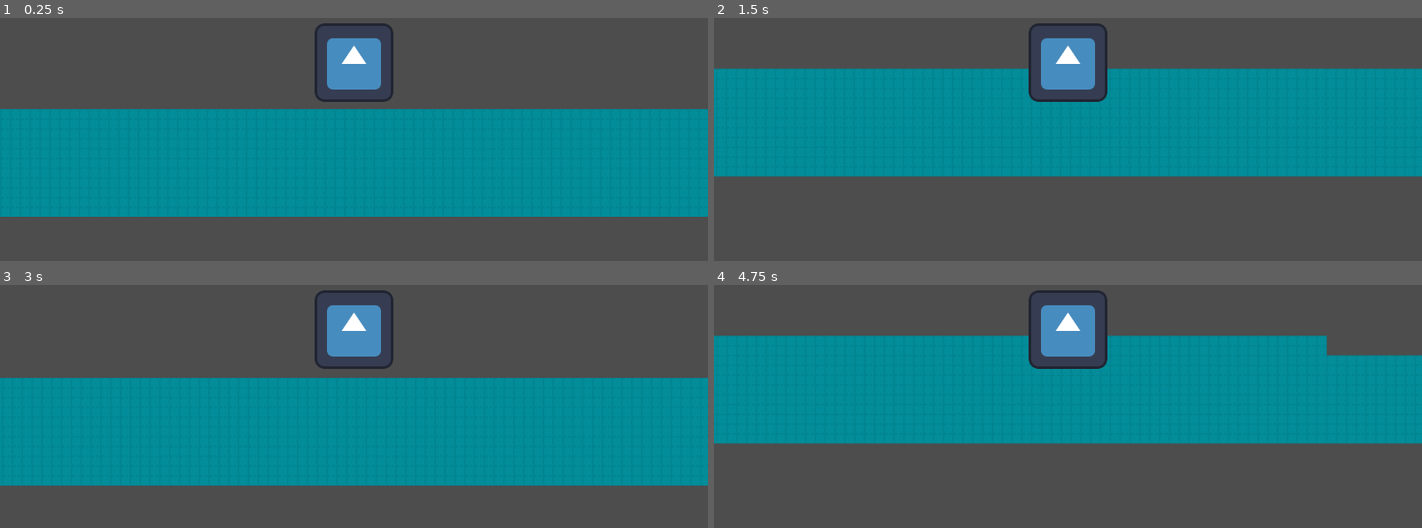
Above: before the commit, frames 1-4 (two rows, left to right).
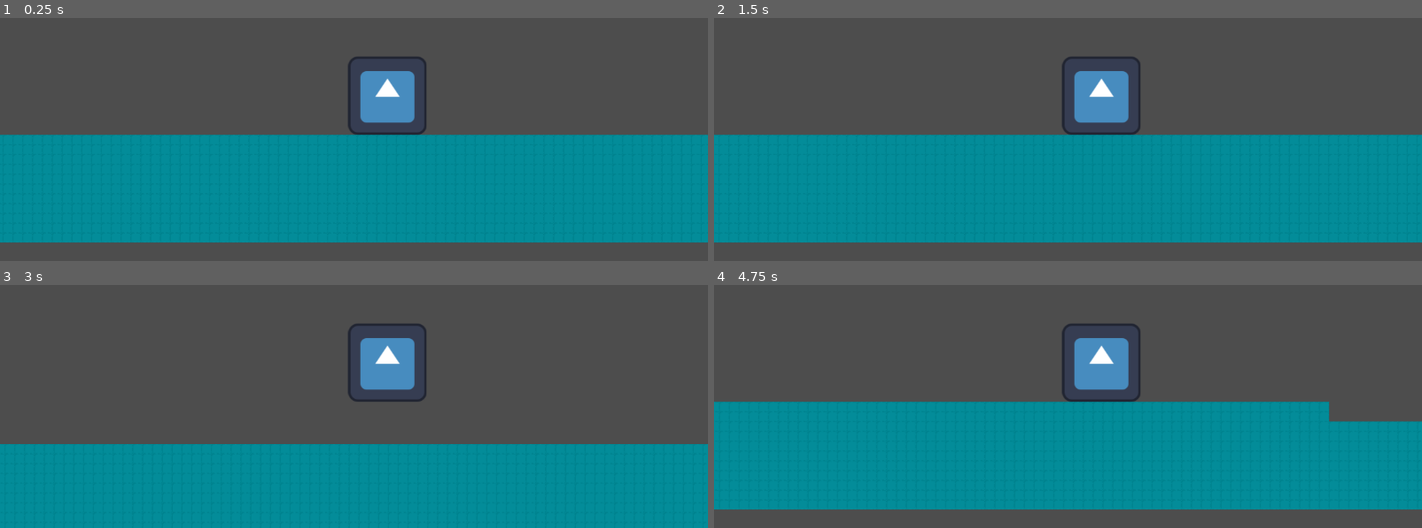
Above: after the commit, the same moments.

Repository: peachyem/ShootingForTheDark
Game: Godot game, scene res://floor.tscn
Same seed, same stepped clock (60 frames per second), same inputs: the game is played once before the commit and once after it. The engine's default icon, where the game draws it, is replaced by a stand-in: a white triangle on a blue panel in a dark square.
Inputs:
- Up to frame 1 (0.25 s): no input
- Up to frame 2 (1.5 s): tap Enter (ui_accept) at 0.5, 0.77 s; hold Right (ui_right) from 0.53 s (still down)
- Up to frame 3 (3 s): tap Enter (ui_accept) at 1.52, 2.75 s; release Right (ui_right) at 2.03 s; hold Left (ui_left) 2.03-2.78 s; hold Right (ui_right) from 2.78 s (still down)
- Up to frame 4 (4.75 s): tap Enter (ui_accept) at 3.02, 3.77, 4.52 s; release Right (ui_right) at 4.28 s; hold Left (ui_left) from 4.28 s (still down)

The runs differ from the first frame. In frame 1, 24% of the frame differs, in the area x 0-100%, y 2-93%; in frame 2, 55%; in frame 3, 48%; in frame 4, 55%.

Commit message:
Added ground tilemap

Diff:
--- a/player.tscn
+++ b/player.tscn
@@ -1,14 +1,16 @@
-[gd_scene load_steps=3 format=3 uid="uid://bj0o0nwogvwab"]
+[gd_scene load_steps=3 format=3 uid="uid://cu7vtwgge2k0j"]
 
 [ext_resource type="Texture2D" uid="uid://bqai71b1t4k2y" path="res://icon.svg" id="1_ck0yo"]
 
 [sub_resource type="RectangleShape2D" id="RectangleShape2D_8i4eq"]
+size = Vector2(129, 128)
 
 [node name="Player" type="CharacterBody2D"]
 
 [node name="Camera2D" type="Camera2D" parent="."]
 
 [node name="CollisionShape2D" type="CollisionShape2D" parent="."]
+position = Vector2(54.5, 54)
 shape = SubResource("RectangleShape2D_8i4eq")
 
 [node name="Sprite2D" type="Sprite2D" parent="CollisionShape2D"]
--- /dev/null
+++ b/temp.tscn
@@ -0,0 +1,123 @@
+[gd_scene load_steps=6 format=3 uid="uid://cby4j4wgieglr"]
+
+[ext_resource type="Script" path="res://player.gd" id="1_35ean"]
+[ext_resource type="Texture2D" uid="uid://l4b7xpsxdlme" path="res://backgroundColorsTilemap1.png" id="2_cc68w"]
+[ext_resource type="PackedScene" uid="uid://cu7vtwgge2k0j" path="res://player.tscn" id="3_kteef"]
+
+[sub_resource type="TileSetAtlasSource" id="TileSetAtlasSource_r37fi"]
+resource_name = "Ground/Background"
+texture = ExtResource("2_cc68w")
+texture_region_size = Vector2i(32, 32)
+0:0/0 = 0
+0:0/0/physics_layer_0/linear_velocity = Vector2(0, 0)
+0:0/0/physics_layer_0/angular_velocity = 0.0
+0:0/0/physics_layer_0/polygon_0/points = PackedVector2Array(-16, -16, 16, -16, 16, 16, -16, 16)
+0:1/0 = 0
+0:1/0/physics_layer_0/linear_velocity = Vector2(0, 0)
+0:1/0/physics_layer_0/angular_velocity = 0.0
+0:1/0/physics_layer_0/polygon_0/points = PackedVector2Array(-16, -16, 16, -16, 16, 16, -16, 16)
+0:2/0 = 0
+0:2/0/physics_layer_0/linear_velocity = Vector2(0, 0)
+0:2/0/physics_layer_0/angular_velocity = 0.0
+0:2/0/physics_layer_0/polygon_0/points = PackedVector2Array(-16, -16, 16, -16, 16, 16, -16, 16)
+0:3/0 = 0
+0:3/0/physics_layer_0/linear_velocity = Vector2(0, 0)
+0:3/0/physics_layer_0/angular_velocity = 0.0
+0:3/0/physics_layer_0/polygon_0/points = PackedVector2Array(-16, -16, 16, -16, 16, 16, -16, 16)
+1:0/0 = 0
+1:0/0/physics_layer_0/linear_velocity = Vector2(0, 0)
+1:0/0/physics_layer_0/angular_velocity = 0.0
+1:0/0/physics_layer_0/polygon_0/points = PackedVector2Array(-16, -16, 16, -16, 16, 16, -16, 16)
+1:1/0 = 0
+1:1/0/physics_layer_0/linear_velocity = Vector2(0, 0)
+1:1/0/physics_layer_0/angular_velocity = 0.0
+1:1/0/physics_layer_0/polygon_0/points = PackedVector2Array(-16, -16, 16, -16, 16, 16, -16, 16)
+1:2/0 = 0
+1:2/0/physics_layer_0/linear_velocity = Vector2(0, 0)
+1:2/0/physics_layer_0/angular_velocity = 0.0
+1:2/0/physics_layer_0/polygon_0/points = PackedVector2Array(-16, -16, 16, -16, 16, 16, -16, 16)
+1:3/0 = 0
+1:3/0/physics_layer_0/linear_velocity = Vector2(0, 0)
+1:3/0/physics_layer_0/angular_velocity = 0.0
+1:3/0/physics_layer_0/polygon_0/points = PackedVector2Array(-16, -16, 16, -16, 16, 16, -16, 16)
+2:0/0 = 0
+2:0/0/physics_layer_0/linear_velocity = Vector2(0, 0)
+2:0/0/physics_layer_0/angular_velocity = 0.0
+2:0/0/physics_layer_0/polygon_0/points = PackedVector2Array(-16, -16, 16, -16, 16, 16, -16, 16)
+2:1/0 = 0
+2:1/0/physics_layer_0/linear_velocity = Vector2(0, 0)
+2:1/0/physics_layer_0/angular_velocity = 0.0
+2:1/0/physics_layer_0/polygon_0/points = PackedVector2Array(-16, -16, 16, -16, 16, 16, -16, 16)
+2:2/0 = 0
+2:2/0/physics_layer_0/linear_velocity = Vector2(0, 0)
+2:2/0/physics_layer_0/angular_velocity = 0.0
+2:2/0/physics_layer_0/polygon_0/points = PackedVector2Array(-16, -16, 16, -16, 16, 16, -16, 16)
+2:3/0 = 0
+2:3/0/physics_layer_0/linear_velocity = Vector2(0, 0)
+2:3/0/physics_layer_0/angular_velocity = 0.0
+2:3/0/physics_layer_0/polygon_0/points = PackedVector2Array(-16, -16, 16, -16, 16, 16, -16, 16)
+3:0/0 = 0
+3:0/0/physics_layer_0/linear_velocity = Vector2(0, 0)
+3:0/0/physics_layer_0/angular_velocity = 0.0
+3:0/0/physics_layer_0/polygon_0/points = PackedVector2Array(-16, -16, 16, -16, 16, 16, -16, 16)
+3:1/0 = 0
+3:1/0/physics_layer_0/linear_velocity = Vector2(0, 0)
+3:1/0/physics_layer_0/angular_velocity = 0.0
+3:1/0/physics_layer_0/polygon_0/points = PackedVector2Array(-16, -16, 16, -16, 16, 16, -16, 16)
+3:2/0 = 0
+3:2/0/physics_layer_0/linear_velocity = Vector2(0, 0)
+3:2/0/physics_layer_0/angular_velocity = 0.0
+3:2/0/physics_layer_0/polygon_0/points = PackedVector2Array(-16, -16, 16, -16, 16, 16, -16, 16)
+3:3/0 = 0
+3:3/0/physics_layer_0/linear_velocity = Vector2(0, 0)
+3:3/0/physics_layer_0/angular_velocity = 0.0
+3:3/0/physics_layer_0/polygon_0/points = PackedVector2Array(-16, -16, 16, -16, 16, 16, -16, 16)
+4:0/0 = 0
+4:0/0/physics_layer_0/linear_velocity = Vector2(0, 0)
+4:0/0/physics_layer_0/angular_velocity = 0.0
+4:0/0/physics_layer_0/polygon_0/points = PackedVector2Array(-16, -16, 16, -16, 16, 16, -16, 16)
+4:1/0 = 0
+4:1/0/physics_layer_0/linear_velocity = Vector2(0, 0)
+4:1/0/physics_layer_0/angular_velocity = 0.0
+4:1/0/physics_layer_0/polygon_0/points = PackedVector2Array(-16, -16, 16, -16, 16, 16, -16, 16)
+4:2/0 = 0
+4:2/0/physics_layer_0/linear_velocity = Vector2(0, 0)
+4:2/0/physics_layer_0/angular_velocity = 0.0
+4:2/0/physics_layer_0/polygon_0/points = PackedVector2Array(-16, -16, 16, -16, 16, 16, -16, 16)
+4:3/0 = 0
+4:3/0/physics_layer_0/linear_velocity = Vector2(0, 0)
+4:3/0/physics_layer_0/angular_velocity = 0.0
+4:3/0/physics_layer_0/polygon_0/points = PackedVector2Array(-16, -16, 16, -16, 16, 16, -16, 16)
+5:0/0 = 0
+5:0/0/physics_layer_0/linear_velocity = Vector2(0, 0)
+5:0/0/physics_layer_0/angular_velocity = 0.0
+5:0/0/physics_layer_0/polygon_0/points = PackedVector2Array(-16, -16, 16, -16, 16, 16, -16, 16)
+5:1/0 = 0
+5:1/0/physics_layer_0/linear_velocity = Vector2(0, 0)
+5:1/0/physics_layer_0/angular_velocity = 0.0
+5:1/0/physics_layer_0/polygon_0/points = PackedVector2Array(-16, -16, 16, -16, 16, 16, -16, 16)
+5:2/0 = 0
+5:2/0/physics_layer_0/linear_velocity = Vector2(0, 0)
+5:2/0/physics_layer_0/angular_velocity = 0.0
+5:2/0/physics_layer_0/polygon_0/points = PackedVector2Array(-16, -16, 16, -16, 16, 16, -16, 16)
+5:3/0 = 0
+5:3/0/physics_layer_0/linear_velocity = Vector2(0, 0)
+5:3/0/physics_layer_0/angular_velocity = 0.0
+5:3/0/physics_layer_0/polygon_0/points = PackedVector2Array(-16, -16, 16, -16, 16, 16, -16, 16)
+
+[sub_resource type="TileSet" id="TileSet_g5idy"]
+tile_size = Vector2i(32, 32)
+physics_layer_0/collision_layer = 1
+sources/0 = SubResource("TileSetAtlasSource_r37fi")
+
+[node name="temp" type="Node2D"]
+
+[node name="TileMap" type="TileMap" parent="."]
+tile_set = SubResource("TileSet_g5idy")
+rendering_quadrant_size = 32
+format = 2
+layer_0/tile_data = PackedInt32Array(0, 0, 0, 2, 0, 0, 4, 0, 0, 6, 0, 0, 8, 0, 0, 10, 0, 0, 12, 0, 0, 1, 327680, 1, 3, 327680, 1, 5, 327680, 1, 7, 327680, 1, 9, 327680, 1, 11, 327680, 1, -65523, 327680, 2, -131059, 327680, 2, -196595, 327680, 2, -262131, 327680, 2, 65535, 0, 2, 65534, 65536, 0, 65533, 65536, 0, -3, 196608, 0, -65539, 196608, 0, -131075, 196608, 0, -196611, 196608, 0, -262147, 196608, 0, -327683, 196608, 0)
+
+[node name="Player" parent="." instance=ExtResource("3_kteef")]
+position = Vector2(-22, -162)
+script = ExtResource("1_35ean")
Binary file added: backgroundColorsTilemap1.png
Not shown, added: backgroundColorsTilemap1.png.import
Not shown: 1 places in floor.tscn that only renumber resources
Not shown: 1 places in new_tile_set.tres that only renumber resources
